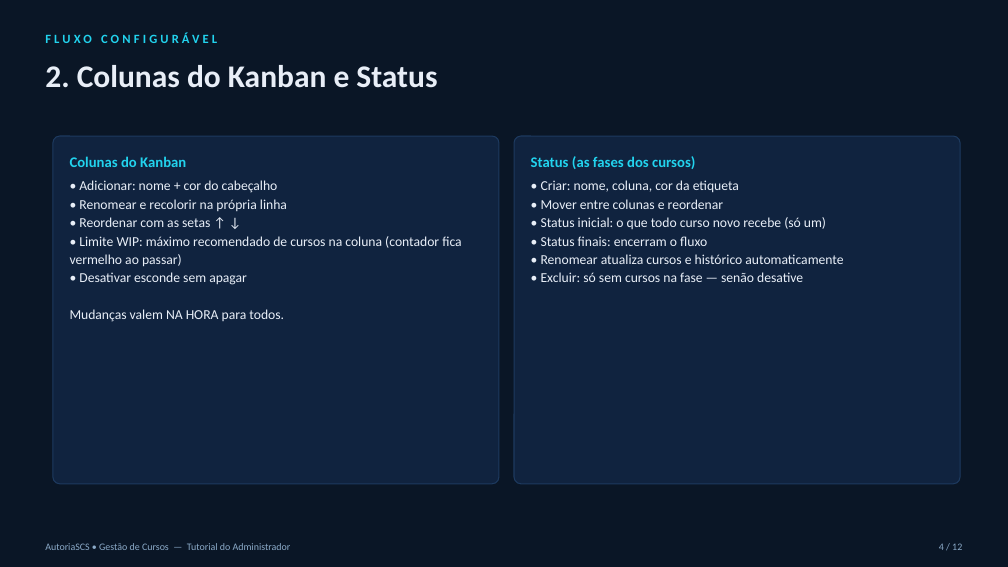
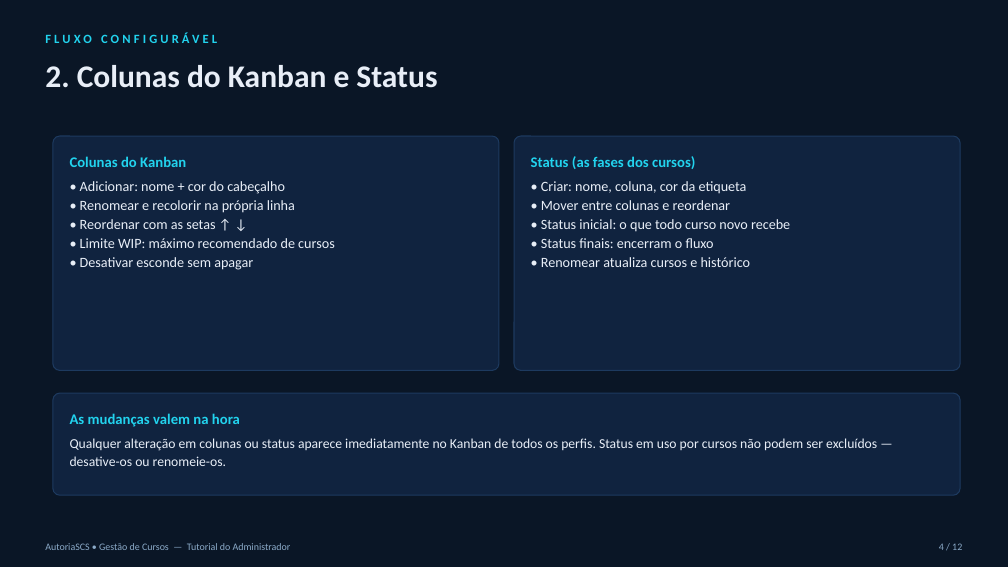
Before and after one commit to flaviospina/AutoriaSCS-Scrum-cursos, a slide deck: slide 4 of docs/tutoriais/Tutorial-Admin.pptx. Drawn at 1008x567 pixels with LibreOffice and Linux fonts; fonts in the diff are those of the drawing. Boxes give left, top, right and bottom in pixels: in the first picture for what was removed or moved away, otherwise in the second. Text is boxed around its words. In the diff, an @@ line names an element or a change of style, - is before the commit and + after.

```diff
--- a/docs/tutoriais/Tutorial-Admin.pptx
+++ b/docs/tutoriais/Tutorial-Admin.pptx
@@ rounded rectangle at (53, 136, 499, 371): proportions changed @@
@@ rounded rectangle: place and size @@
-rounded rectangle at (53, 136, 499, 484)
+rounded rectangle at (53, 136, 499, 371)
@@ rounded rectangle: place and size @@
-rounded rectangle at (514, 136, 960, 484)
+rounded rectangle at (514, 136, 960, 371)
@@ rounded rectangle at (514, 136, 960, 371): proportions changed @@
@@ text at (80, 181, 295, 270): size 13 to 13.5 pt in "• Adicionar: nome + cor do cabeçalho", "• Renomear e recolorir na própria linha", "• Reordenar com as setas ↑ ↓", "• Desativar esconde sem apagar" @@
@@ text at (541, 181, 747, 248): size 13 to 13.5 pt in "• Criar: nome, coluna, cor da etiqueta", "• Mover entre colunas e reordenar", "• Status finais: encerram o fluxo" @@
@@ text at (80, 238, 335, 248): text changed; size 13 to 13.5 pt @@
-• Limite WIP: máximo recomendado de cursos na coluna (contador fica vermelho ao passar)
+• Limite WIP: máximo recomendado de cursos
@@ text at (541, 219, 790, 232): text changed; size 13 to 13.5 pt @@
-• Status inicial: o que todo curso novo recebe (só um)
+• Status inicial: o que todo curso novo recebe
@@ text at (541, 257, 751, 267): text changed; size 13 to 13.5 pt @@
-• Renomear atualiza cursos e histórico automaticamente
-• Excluir: só sem cursos na fase — senão desative
+• Renomear atualiza cursos e histórico
@@ text at (70, 309, 284, 322): paragraph removed @@
-Mudanças valem NA HORA para todos.
@@ rounded rectangle added at (53, 393, 960, 495), fill #10233F, outline #1D3A5F 1 pt @@
@@ text added at (70, 413, 240, 427), 14 pt, text #22D3EE, bold @@
+As mudanças valem na hora
@@ text added at (70, 438, 877, 466), 13 pt, text #E8EEF7 @@
+Qualquer alteração em colunas ou status aparece imediatamente no Kanban de todos os perfis. Status em uso por cursos não podem ser excluídos — desative-os ou renomeie-os.
```
Also in this commit, not shown: 10 other slides changed, 1 slide added, 1 slide removed, 18 other files.
